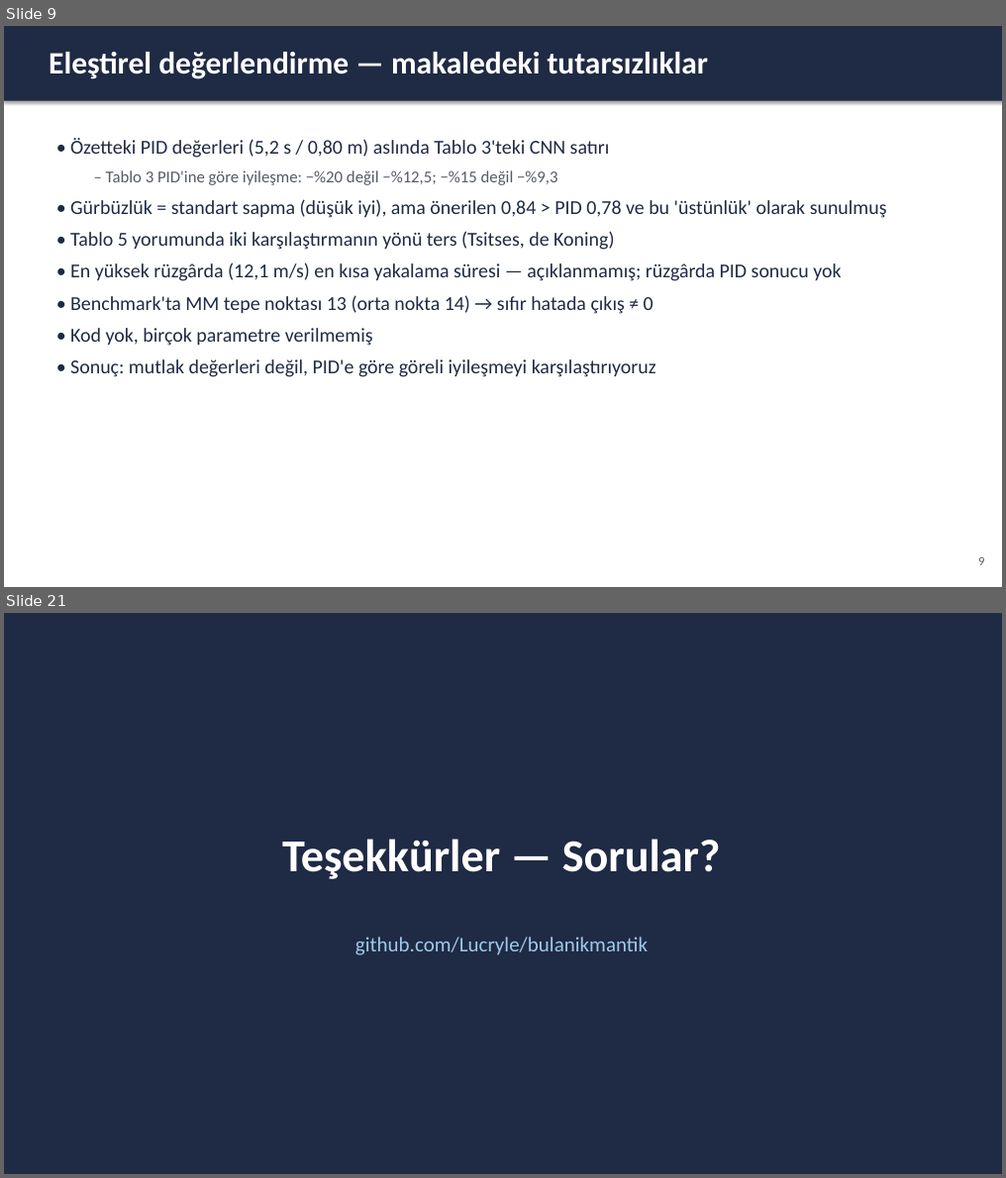
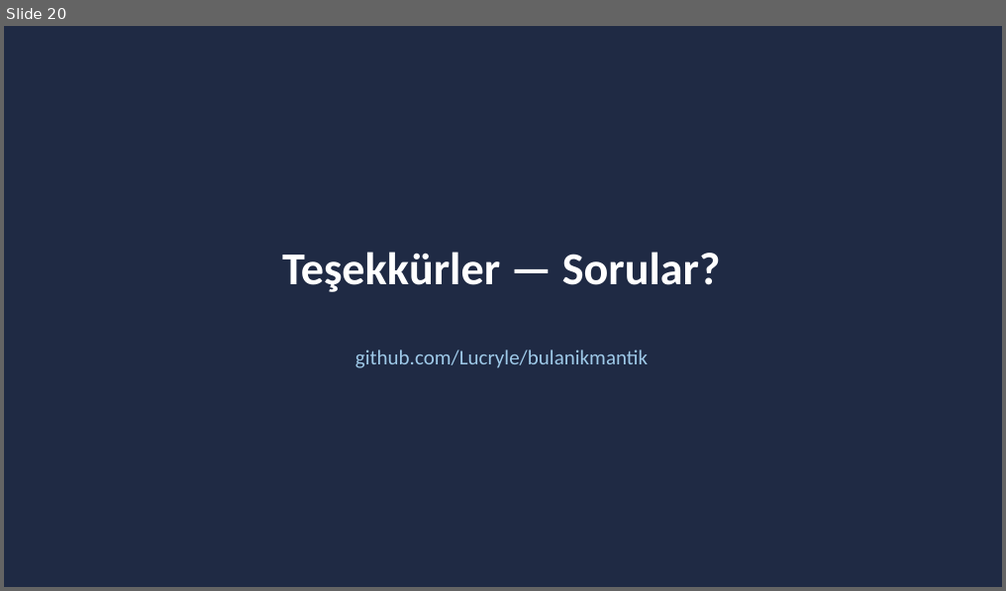
Before and after one commit to Lucryle/bulanikmantik, a slide deck: presentation/sunum.pptx. Shown one above the other, each under a label of ours: slides 9 and 21 before the commit, slide 20 after it; the slides between them are not shown. The pictures are 1006x1178 and 1006x591 pixels, drawn with LibreOffice and Linux fonts; fonts in the diff are those of the drawing. Boxes give left, top, right and bottom in pixels: in the first picture for what was removed or moved away, otherwise in the second. Text is boxed around its words. In the diff, an @@ line names an element or a change of style, - is before the commit and + after.

```diff
--- a/presentation/sunum.pptx
+++ b/presentation/sunum.pptx
@@ slide 9 removed at bbox=[4, 26, 1002, 587], background #FFFFFF @@
@@ rectangle removed at bbox=[4, 26, 1002, 101] @@
@@ text removed at bbox=[49, 52, 708, 79] @@
-Eleştirel değerlendirme — makaledeki tutarsızlıklar
@@ text removed at bbox=[70, 138, 887, 377] @@
-• Özetteki PID değerleri (5,2 s / 0,80 m) aslında Tablo 3'teki CNN satırı
-  – Tablo 3 PID'ine göre iyileşme: −%20 değil −%12,5; −%15 değil −%9,3
-• Gürbüzlük = standart sapma (düşük iyi), ama önerilen 0,84 > PID 0,78 ve bu 'üstünlük' olarak sunulmuş
-• Tablo 5 yorumunda iki karşılaştırmanın yönü ters (Tsitses, de Koning)
-• En yüksek rüzgârda (12,1 m/s) en kısa yakalama süresi — açıklanmamış; rüzgârda PID sonucu yok
-• Benchmark'ta MM tepe noktası 13 (orta nokta 14) → sıfır hatada çıkış ≠ 0
-• Kod yok, birçok parametre verilmemiş
-• Sonuç: mutlak değerleri değil, PID'e göre göreli iyileşmeyi karşılaştırıyoruz
@@ text removed at bbox=[978, 558, 984, 566] @@
-9
@@ what was slide 21 is now slide 20 @@
```
Also in this commit, not shown: 8 slides changed, 17 slides added, 13 other slides removed, 1 other file.
